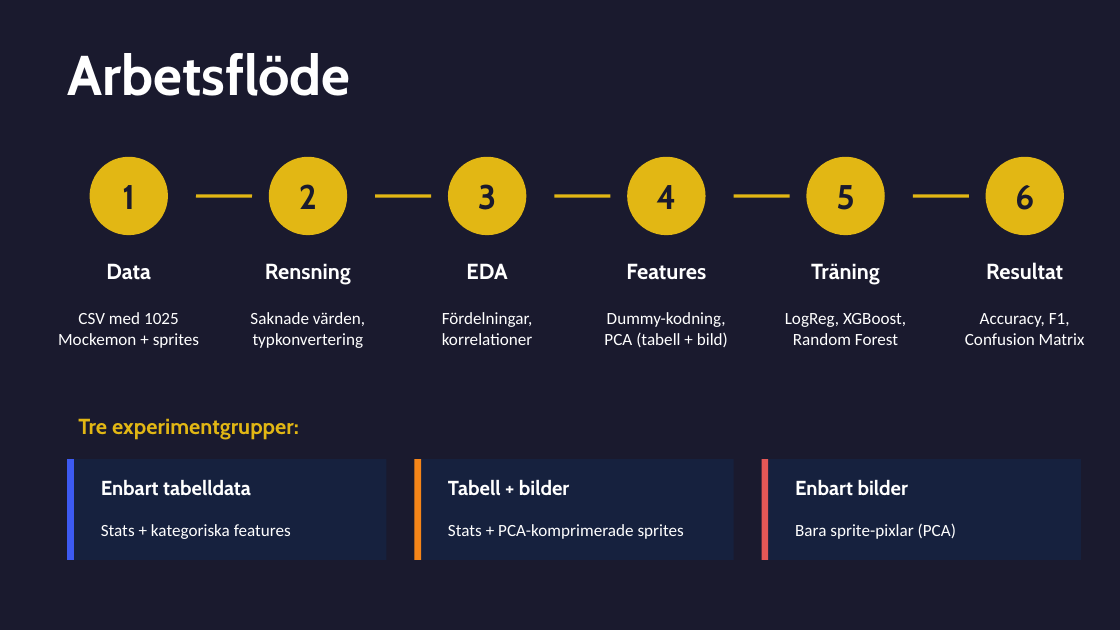
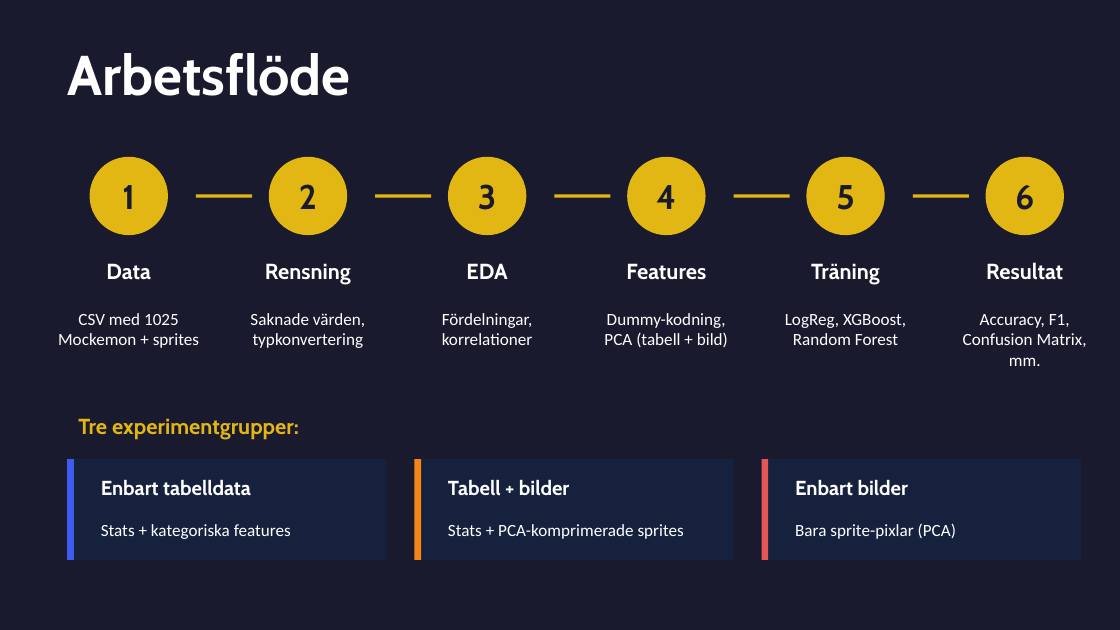
Before and after one commit to VendelaSW/Pokemon-supervised-learning, a slide deck: slide 4 of mockemon_presentation.pptx. Drawn at 1120x630 pixels with LibreOffice and Linux fonts; fonts in the diff are those of the drawing. Boxes give left, top, right and bottom in pixels: in the first picture for what was removed or moved away, otherwise in the second. Text is boxed around its words. In the diff, an @@ line names an element or a change of style, - is before the commit and + after.

```diff
--- a/mockemon_presentation.pptx
+++ b/mockemon_presentation.pptx
@@ text at <box>963,333,1087,366</box>: text changed @@
-Confusion Matrix
+Confusion Matrix, mm.
```
Also in this commit, not shown: 6 other slides changed.
